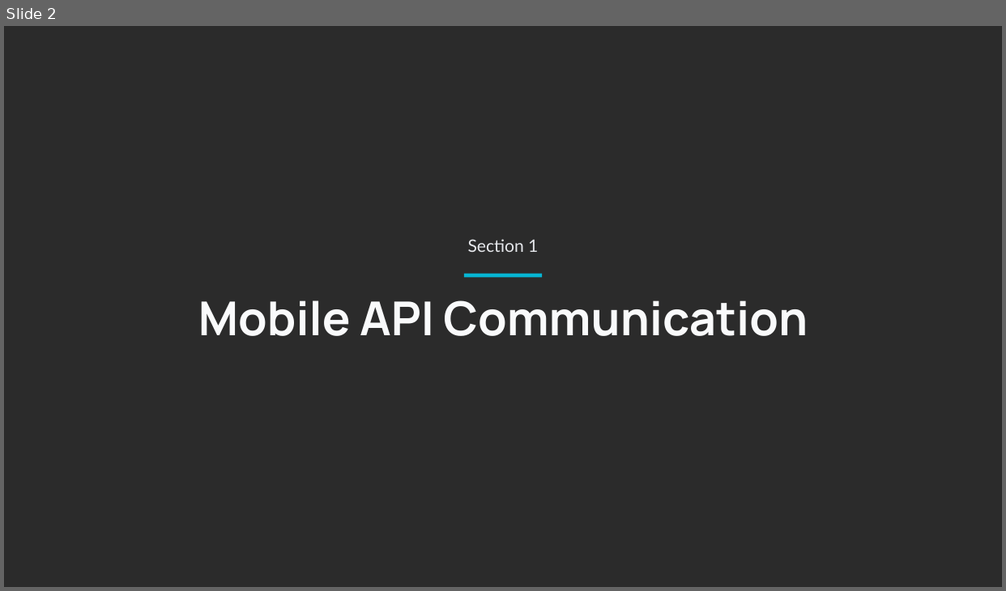
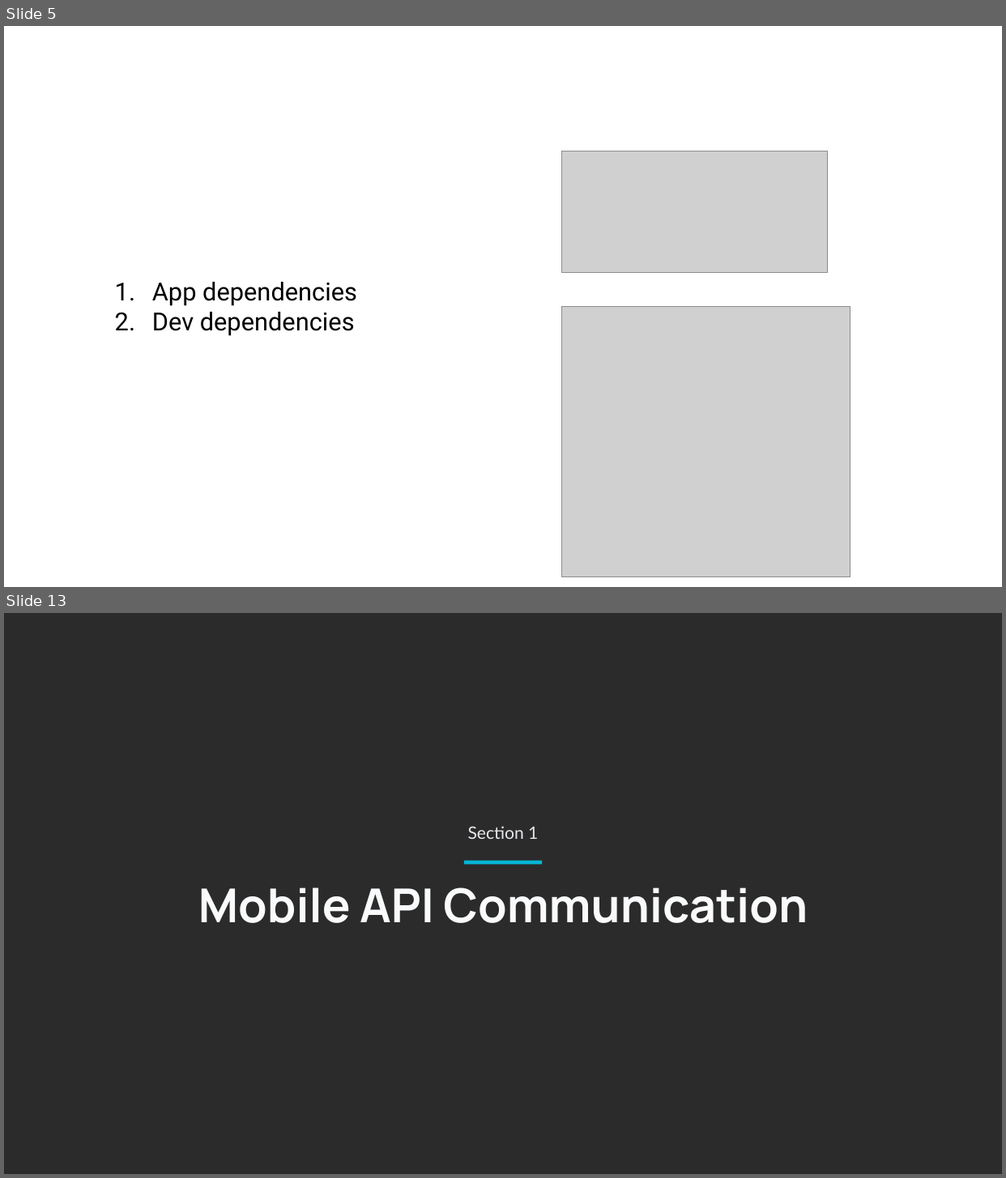
Before and after one commit to rusudinu/mobile-and-embedded-computing, a slide deck: lectures/Mobile-and-Embedded-Lecture6.pptx. Shown one above the other, each under a label of ours: slide 2 before the commit, slides 5 and 13 after it; the slides between them are not shown. The pictures are 1006x591 and 1006x1178 pixels, drawn with LibreOffice and Linux fonts; fonts in the diff are those of the drawing; grey boxes stand for pictures; background and template pictures are left out; a plain dark background stands for a picture behind light text. Boxes give left, top, right and bottom in pixels: in the first picture for what was removed or moved away, otherwise in the second. Text is boxed around its words. In the diff, an @@ line names an element or a change of style, - is before the commit and + after.

```diff
--- a/lectures/Mobile-and-Embedded-Lecture6.pptx
+++ b/lectures/Mobile-and-Embedded-Lecture6.pptx
@@ slide 5 added at bbox=[4, 26, 1002, 587], background #FFFFFF @@
@@ picture added at bbox=[562, 151, 829, 272] @@
@@ text added at bbox=[152, 282, 357, 336], 24 pt, text #000000 @@
+1. App dependencies
+2. Dev dependencies
@@ picture added at bbox=[562, 307, 850, 577] @@
@@ what was slide 2 is now slide 13 @@
```
Also in this commit, not shown: 1 slide changed, 10 other slides added.
